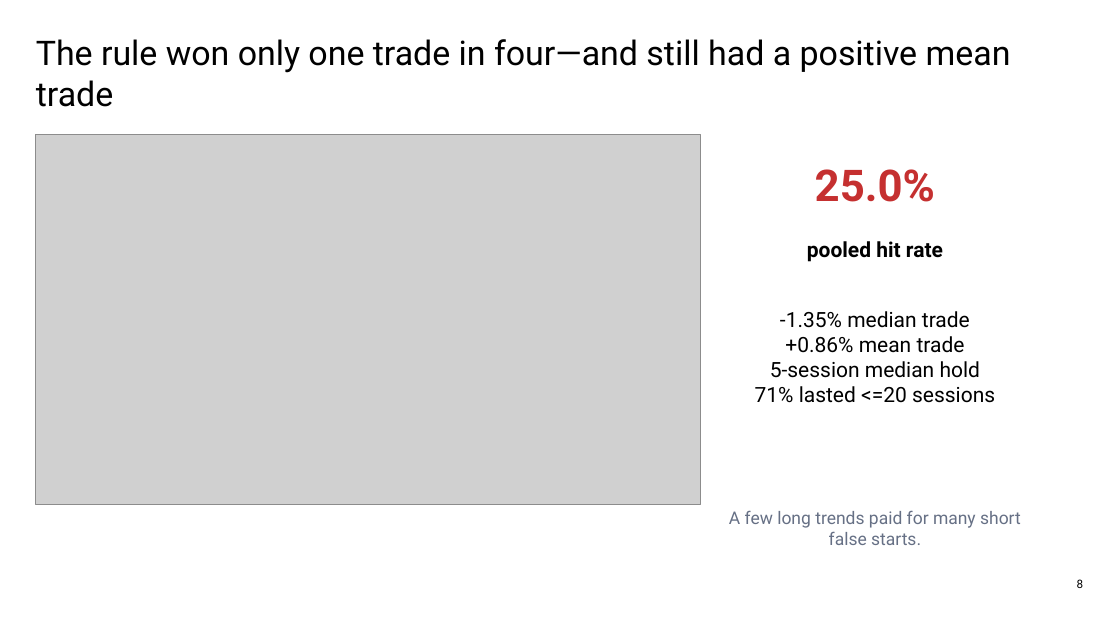
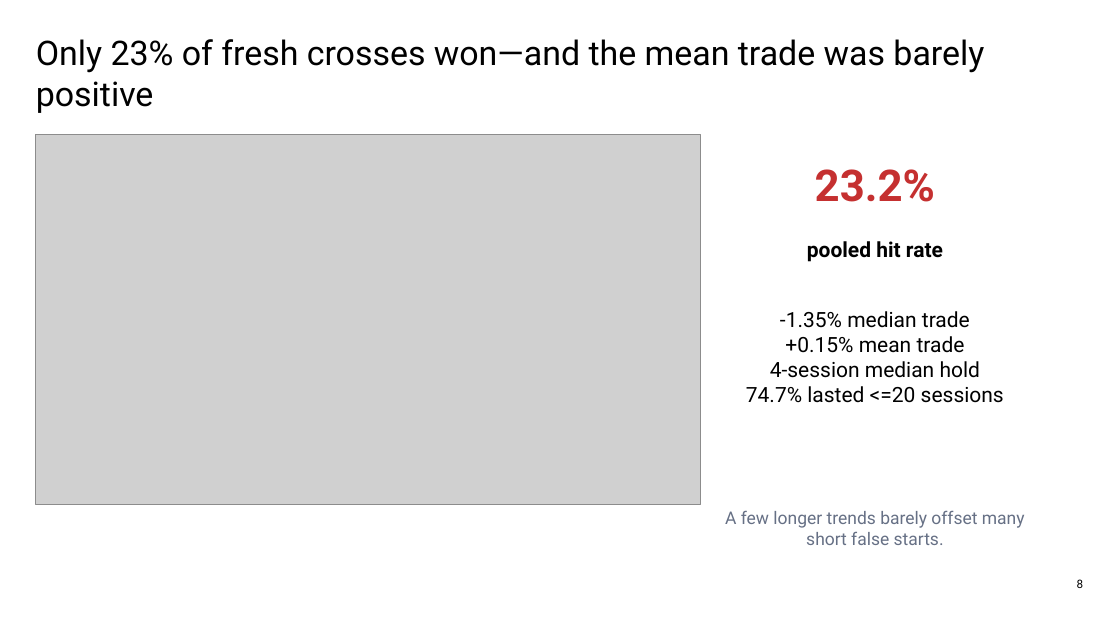
Before and after one commit to Francisc0Franc0/Time-Series-Modeling-Gen5, a slide deck: slide 8 of operator_hypothesis_lab/presentations/hyp_mom_02_1_sma200_cross_wide_discovery_evidence.pptx. Drawn at 1120x630 pixels with LibreOffice and Linux fonts; fonts in the diff are those of the drawing; grey boxes stand for pictures. Boxes give left, top, right and bottom in pixels: in the first picture for what was removed or moved away, otherwise in the second. Text is boxed around its words. In the diff, an @@ line names an element or a change of style, - is before the commit and + after.

Commit message:
Correct HYP-MOM-02.1 to fresh SMA200 crosses

```diff
--- a/operator_hypothesis_lab/presentations/hyp_mom_02_1_sma200_cross_wide_discovery_evidence.pptx
+++ b/operator_hypothesis_lab/presentations/hyp_mom_02_1_sma200_cross_wide_discovery_evidence.pptx
@@ text at (36,39,984,113): text changed @@
-The rule won only one trade in four—and still had a positive mean trade
+Only 23% of fresh crosses won—and the mean trade was barely positive
@@ text at (815,169,935,202): text changed @@
-25.0%
+23.2%
@@ text at (746,336,1004,403): text changed @@
-+0.86% mean trade
-5-session median hold
-71% lasted <=20 sessions
++0.15% mean trade
+4-session median hold
+74.7% lasted <=20 sessions
@@ text at (725,511,1025,545): text changed @@
-A few long trends paid for many short false starts.
+A few longer trends barely offset many short false starts.
```
Also in this commit, not shown: 10 other slides changed, 1 slide added, 1 slide removed, 9 other files.
